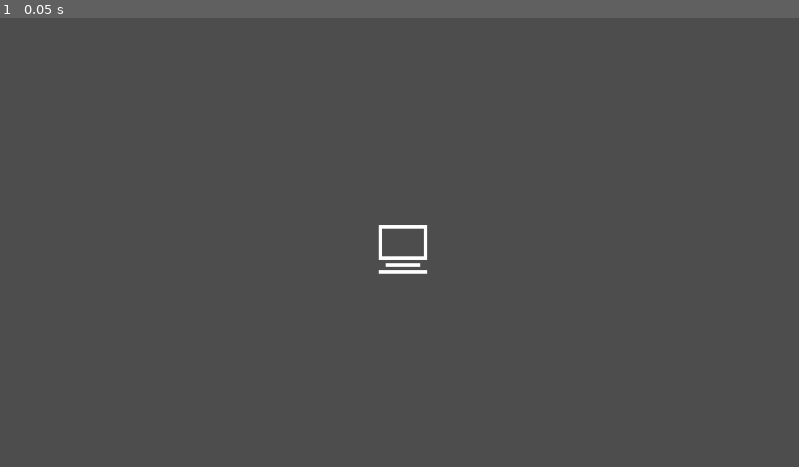
Above: before the commit, frame 1.
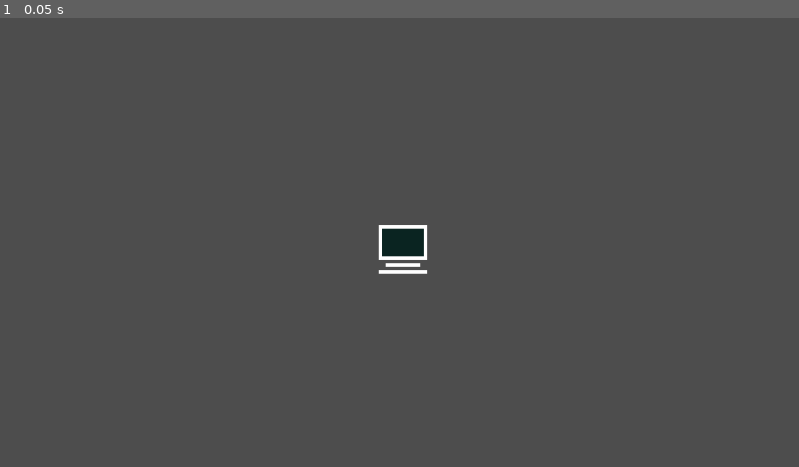
Above: after the commit, the same moment.

Repository: DscrtDv/NetClicker
Game: Godot game, scene res://main.tscn
The game is run twice, just before and just after one commit, with the same random seed, the same clock (stepped at 60 frames per second) and the same inputs.
Inputs:
- Up to frame 1 (0.05 s): no input

The runs differ from the first frame. In frame 1, 0.3% of the frame differs, in the area x 47-54%, y 46-54%.

Commit message:
-Computer movable + power on off

Diff:
--- a/Computer/computer.gd
+++ b/Computer/computer.gd
@@ -1,23 +1,52 @@
 extends Sprite2D
 
-var mouse_over = false
+@onready var screen     := $Screen
 
-func _ready():
-    pass
+var mouse_over          := false
+var grabbing            := false
+var powered             := false
+var mousePos : Vector2  = Vector2.ZERO
+var deltaPos : Vector2  = Vector2.ZERO
 
-func _input(event):
-    if mouse_over and event.is_action_pressed("mouse_click"):
-        print("Computer clicked")
+var screen_on_color : Color = Color(0.192, 0.718, 0.643)
+var screen_off_color : Color = Color(0.2, 0.2, 0.2) # Dark gray
 
+var hover_scale := Vector2(1.05, 1.05)
+var normal_scale := Vector2(1.0, 1.0)
 
-func _process(delta):
-    pass
+func _ready() -> void:
+	screen.modulate = screen_off_color
+
+func _process(_delta: float) -> void:
+	deltaPos = mousePos - get_global_mouse_position()
+	mousePos = get_global_mouse_position()
+
+func _input(_event: InputEvent) -> void:
+	if Input.is_action_just_pressed("left_click") and mouse_over or grabbing:
+		global_position -= deltaPos
+		grabbing = true
+	if Input.is_action_just_released("left_click"):
+		if grabbing:
+			grabbing = false
+	if Input.is_action_just_pressed("right_click") and mouse_over:
+		powered = not powered
+		print("[!]Computer state changed ", powered)
+		if powered:
+			print("[!]Computer powered on")
+			screen.modulate = screen_on_color
+		else:
+			print("[!]Computer powered off")
+			screen.modulate = screen_off_color
 
 func _on_mouse_entered() -> void:
-    print("Mouse entered computer")
-    mouse_over = true
-
+	mouse_over = true
+	print("[+]Mouse IN")
+	var tween = create_tween()
+	tween.tween_property(self, "scale", hover_scale, 0.15)
 
 func _on_mouse_exited() -> void:
-    print("Mouse exited computer")
-    mouse_over = false
+	if not grabbing:
+		mouse_over = false
+		print("[-]Mouse OUT")
+		var tween = create_tween()
+		tween.tween_property(self, "scale", normal_scale, 0.15)
--- a/Computer/computer.tscn
+++ b/Computer/computer.tscn
@@ -15,5 +15,13 @@
 [node name="CollisionShape2D" type="CollisionShape2D" parent="Area2D" unique_id=963529623]
 shape = SubResource("RectangleShape2D_rey4t")
 
+[node name="Screen" type="ColorRect" parent="." unique_id=1805995765]
+offset_left = -6.0
+offset_top = -6.0
+offset_right = 6.0
+offset_bottom = 2.0
+color = Color(0.19215687, 0.7176471, 0.6431373, 1)
+
+[connection signal="area_entered" from="Area2D" to="." method="_on_area_entered"]
 [connection signal="mouse_entered" from="Area2D" to="." method="_on_mouse_entered"]
 [connection signal="mouse_exited" from="Area2D" to="." method="_on_mouse_exited"]
--- a/project.godot
+++ b/project.godot
@@ -20,9 +20,14 @@
 
 [input]
 
-mouse_click={
+left_click={
 "deadzone": 0.2,
 "events": [Object(InputEventMouseButton,"resource_local_to_scene":false,"resource_name":"","device":-1,"window_id":0,"a …(258 unchanged characters)…
+]
+}
+right_click={
+"deadzone": 0.2,
+"events": [Object(InputEventMouseButton,"resource_local_to_scene":false,"resource_name":"","device":-1,"window_id":0,"alt_pressed":false,"shift_pressed":false,"ctrl_pressed":false,"meta_pressed":false,"button_mask":2,"position":Vector2(91, 9),"global_position":Vector2(100, 57),"factor":1.0,"button_index":2,"canceled":false,"pressed":true,"double_click":false,"script":null)
 ]
 }
 
